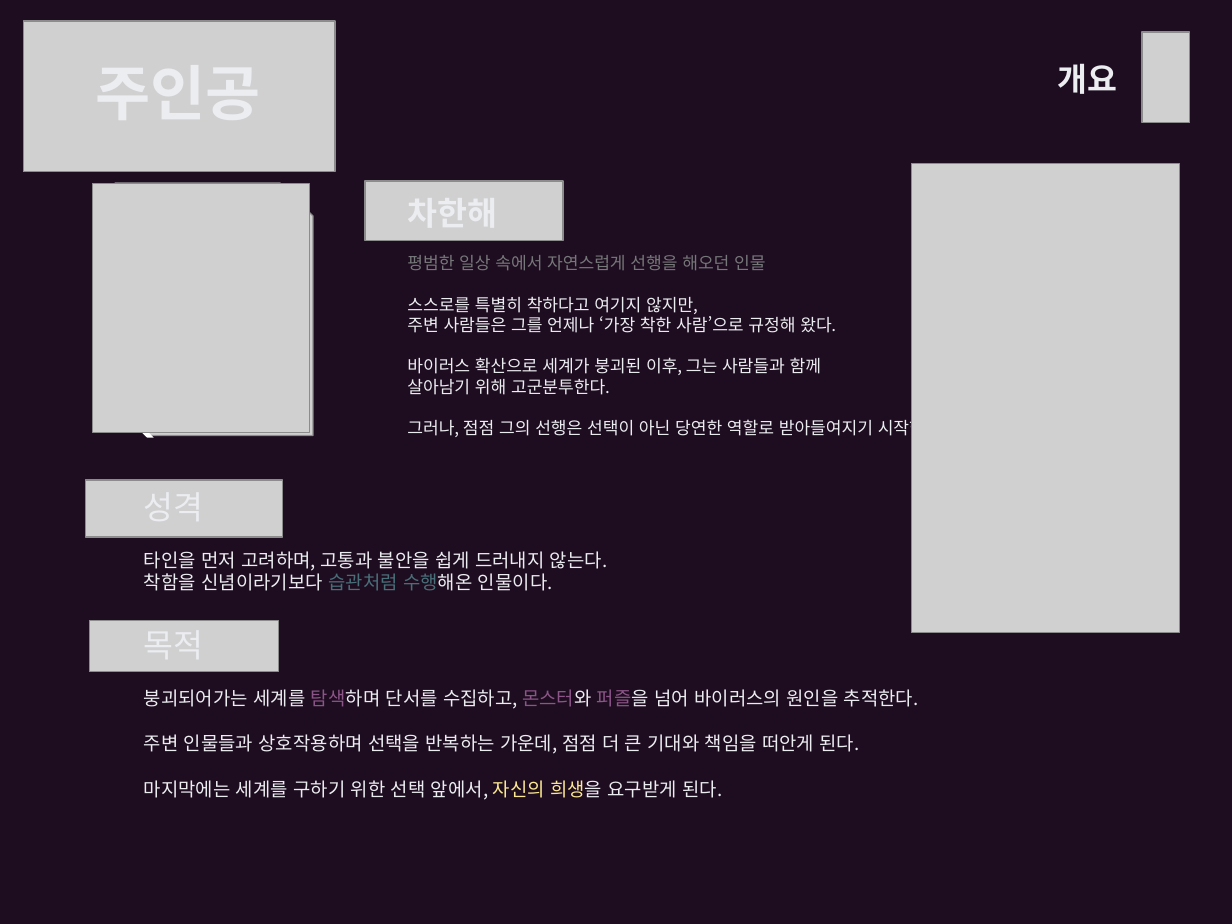
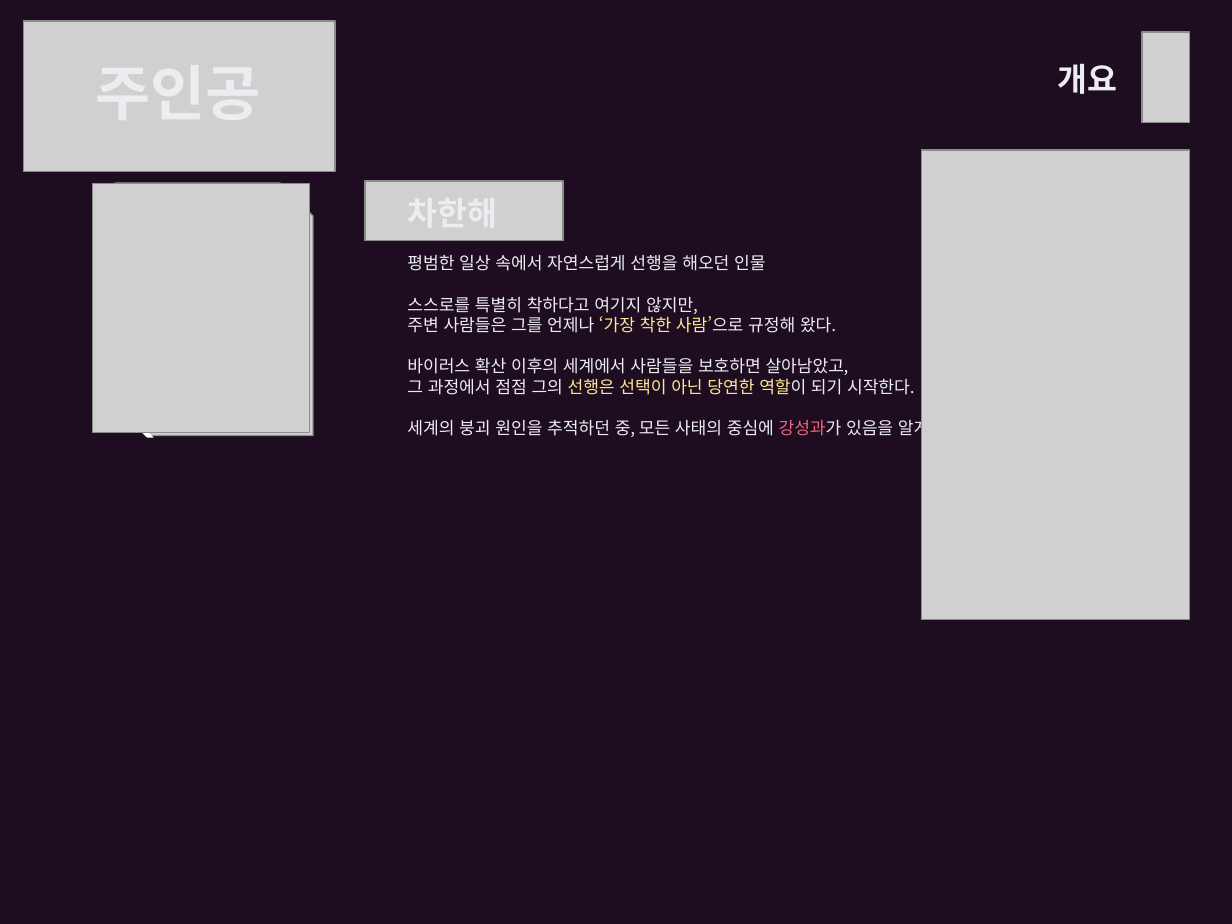
Before and after one commit to ysooj/Gihoek, a slide deck: slide 10 of reference_copying.pptx. Drawn at 1232x924 pixels with LibreOffice and Linux fonts; fonts in the diff are those of the drawing; grey boxes stand for pictures. Boxes give left, top, right and bottom in pixels: in the first picture for what was removed or moved away, otherwise in the second. Text is boxed around its words. In the diff, an @@ line names an element or a change of style, - is before the commit and + after.

Commit message:
[과제](1.24) 인물 스펙

```diff
--- a/reference_copying.pptx
+++ b/reference_copying.pptx
@@ picture: place and size @@
-picture at (912, 164, 1180, 633)
+picture at (922, 150, 1190, 620)
@@ text at (407, 255, 836, 333): text colour #767779 to #ECEDF1 in "평범한 일상 속에서 자연스럽게 선행을 해오던 인물"; text colour #ECEDF1 to #FCE891 in "‘가장 착한 사람’으로" @@
@@ text at (407, 357, 929, 440): text changed @@
-바이러스 확산으로 세계가 붕괴된 이후, 그는 사람들과 함께
-살아남기 위해 고군분투한다.
-그러나, 점점 그의 선행은 선택이 아닌 당연한 역할로 받아들여지기 시작한다.
+바이러스 확산 이후의 세계에서 사람들을 보호하면 살아남았고,
+그 과정에서 점점 그의 선행은 선택이 아닌 당연한 역할이 되기 시작한다.
+세계의 붕괴 원인을 추적하던 중, 모든 사태의 중심에 강성과가 있음을 알게 된다.
@@ picture removed at (85, 480, 282, 537) @@
@@ text removed at (144, 551, 608, 591) @@
-성격
-타인을 먼저 고려하며, 고통과 불안을 쉽게 드러내지 않는다.
-착함을 신념이라기보다 습관처럼 수행해온 인물이다.
@@ picture removed at (89, 620, 277, 671) @@
@@ text removed at (144, 620, 919, 800) @@
-목적
-붕괴되어가는 세계를 탐색하며 단서를 수집하고, 몬스터와 퍼즐을 넘어 바이러스의 원인을 추적한다.
-주변 인물들과 상호작용하며 선택을 반복하는 가운데, 점점 더 큰 기대와 책임을 떠안게 된다.
-마지막에는 세계를 구하기 위한 선택 앞에서, 자신의 희생을 요구받게 된다.
```
Also in this commit, not shown: 3 other slides changed, 1 slide added, 47 other files.
